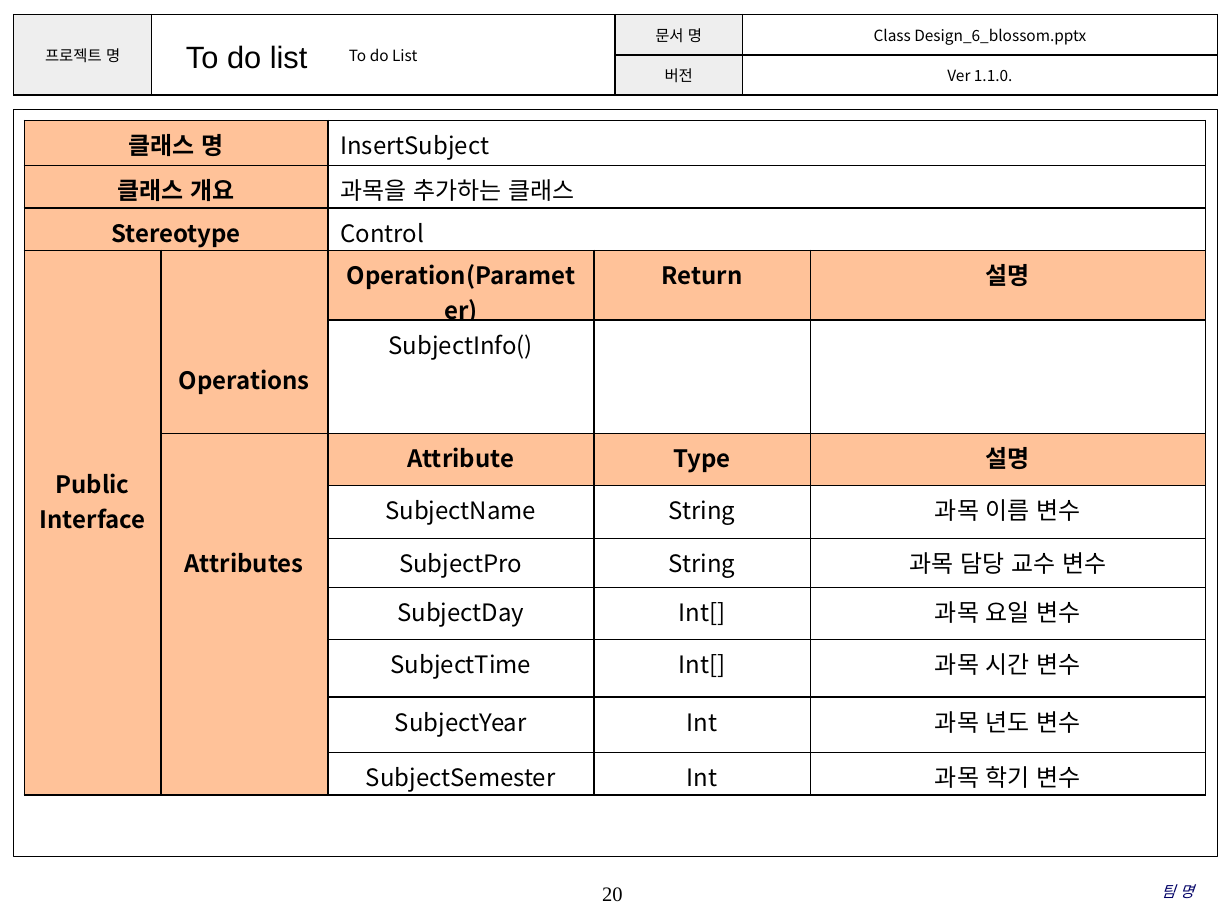
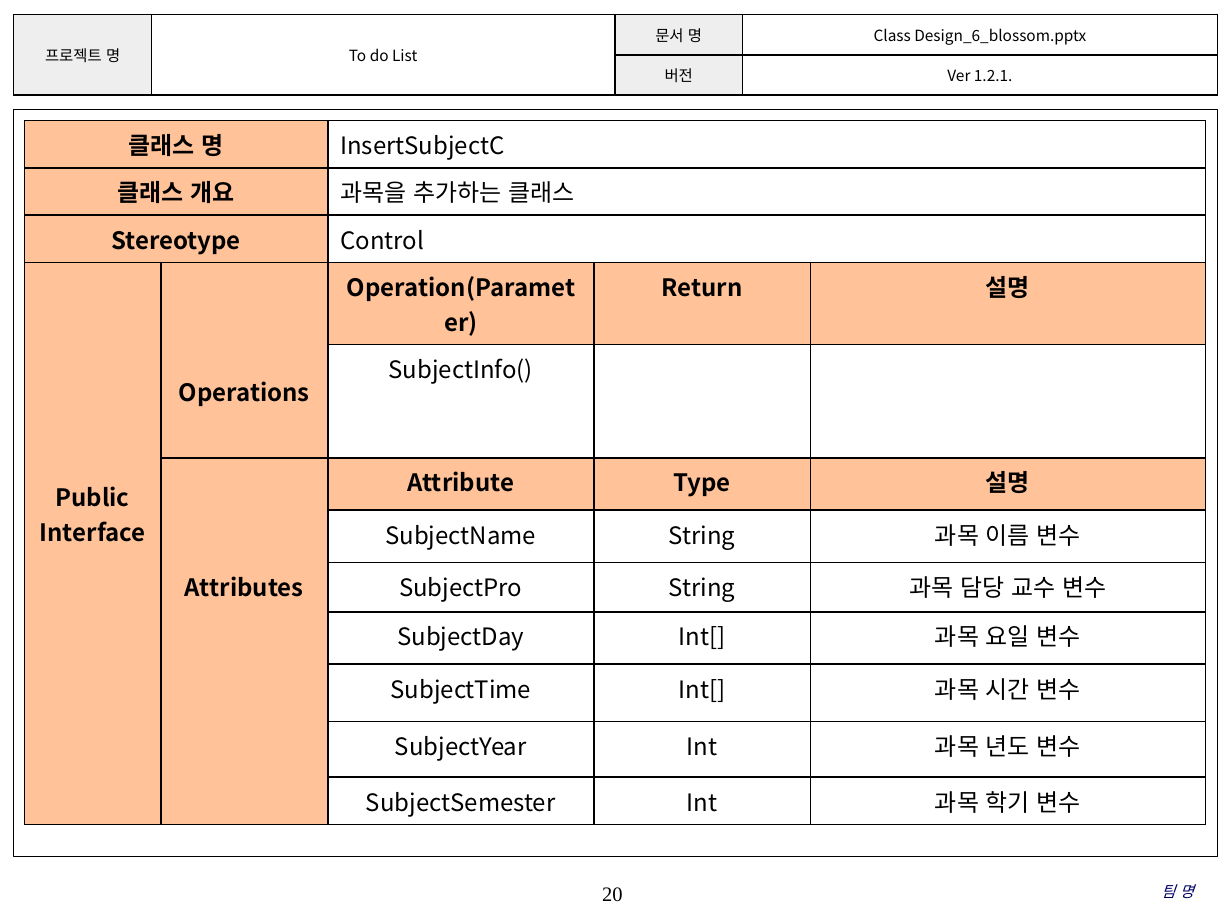
Before and after one commit to SE-admin/SE2017_6_blossom, a slide deck: slide 20 of doc/3_ 설계서/Class Design_6_blossom.pptx. Drawn at 1232x924 pixels with LibreOffice and Linux fonts; fonts in the diff are those of the drawing; background and template pictures are left out. Boxes give left, top, right and bottom in pixels: in the first picture for what was removed or moved away, otherwise in the second. Text is boxed around its words. In the diff, an @@ line names an element or a change of style, - is before the commit and + after.

```diff
--- a/doc/3_ 설계서/Class Design_6_blossom.pptx
+++ b/doc/3_ 설계서/Class Design_6_blossom.pptx
@@ table at [14, 15, 1217, 160] @@
-row 2, column 4: Ver 1.1.0.
+row 2, column 4: Ver 1.2.1.
@@ text removed at [186, 45, 308, 69] @@
-To do list
@@ table at [25, 121, 1207, 821] @@
-row 1, column 3: InsertSubject
+row 1, column 3: InsertSubjectC
```
Also in this commit, not shown: 22 other slides changed.
